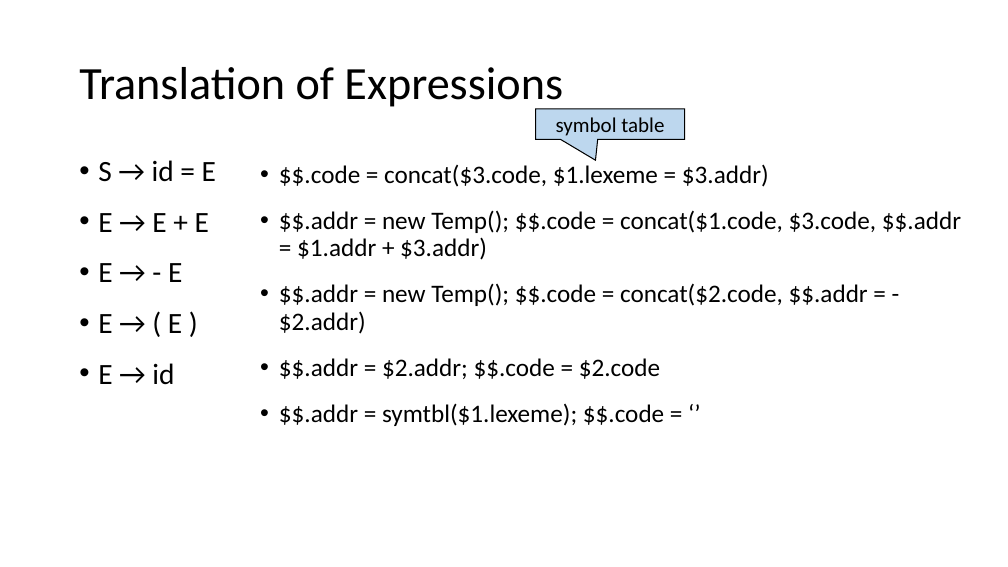
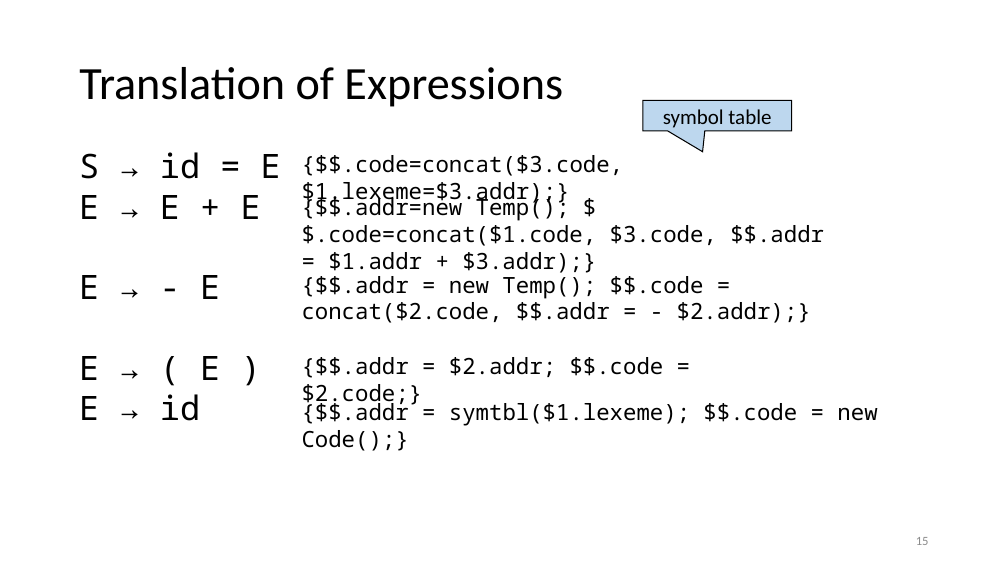
Before and after one commit to anoopsarkar/compilers-class, a slide deck: slide 15 of assets/ppt/codegen/ir.pptx (slide 12 before the commit). Drawn at 1008x567 pixels with LibreOffice and Linux fonts; fonts in the diff are those of the drawing. Boxes give left, top, right and bottom in pixels: in the first picture for what was removed or moved away, otherwise in the second. Text is boxed around its words. In the diff, an @@ line names an element or a change of style, - is before the commit and + after.

```diff
--- a/assets/ppt/codegen/ir.pptx
+++ b/assets/ppt/codegen/ir.pptx
@@ speech box "symbol table": place and size @@
-speech box "symbol table" at [535,109,684,139]
+speech box "symbol table" at [643,101,792,131]
@@ text "S → id = E": place and size @@
-text "S → id = E" at [98,160,216,385]
+text "S → id = E" at [79,152,281,421]
@@ text "S → id = E" at [79,152,281,421]: size 21 to 24 pt, font Calibri to Noto Sans Mono; bullet • to none; line spacing 0.9 to 1; less space between paragraphs @@
@@ text removed at [279,164,961,426] @@
-• $$.code = concat($3.code, $1.lexeme = $3.addr)
-• $$.addr = new Temp(); $$.code = concat($1.code, $3.code, $$.addr = $1.addr + $3.addr)
-• $$.addr = new Temp(); $$.code = concat($2.code, $$.addr = - $2.addr)
-• $$.addr = $2.addr; $$.code = $2.code
-• $$.addr = symtbl($1.lexeme); $$.code = ‘’
@@ text added at [302,155,624,205], 16 pt, text #000000 @@
+{$$.code=concat($3.code, $1.lexeme=$3.addr);}
@@ text added at [302,195,824,273], 16 pt, text #000000 @@
+{$$.addr=new Temp(); $$.code=concat($1.code, $3.code, $$.addr = $1.addr + $3.addr);}
@@ text added at [302,272,811,323], 16 pt, text #000000 @@
+{$$.addr = new Temp(); $$.code = concat($2.code, $$.addr = - $2.addr);}
@@ text added at [302,357,664,407], 16 pt, text #000000 @@
+{$$.addr = $2.addr; $$.code = $2.code;}
@@ text added at [302,400,877,451], 16 pt, text #000000 @@
+{$$.addr = symtbl($1.lexeme); $$.code = new Code();}
@@ page number added at [916,537,929,545], 9 pt, text #8C8C8C @@
+15
```
Also in this commit, not shown: 34 other slides changed, 7 slides added, 3 slides removed, 1 other file.
